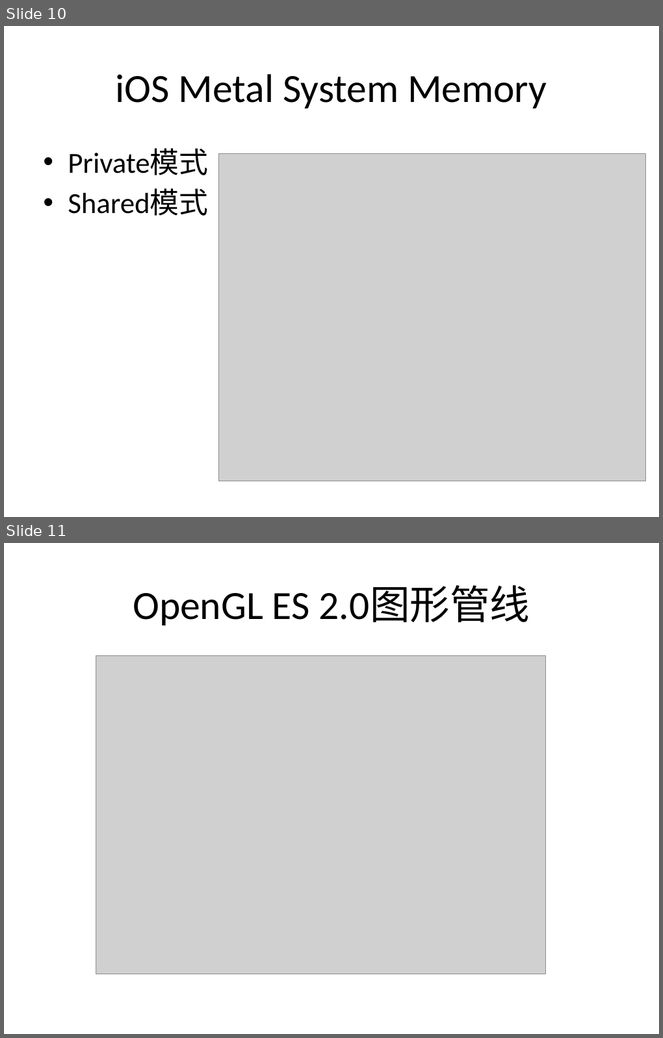
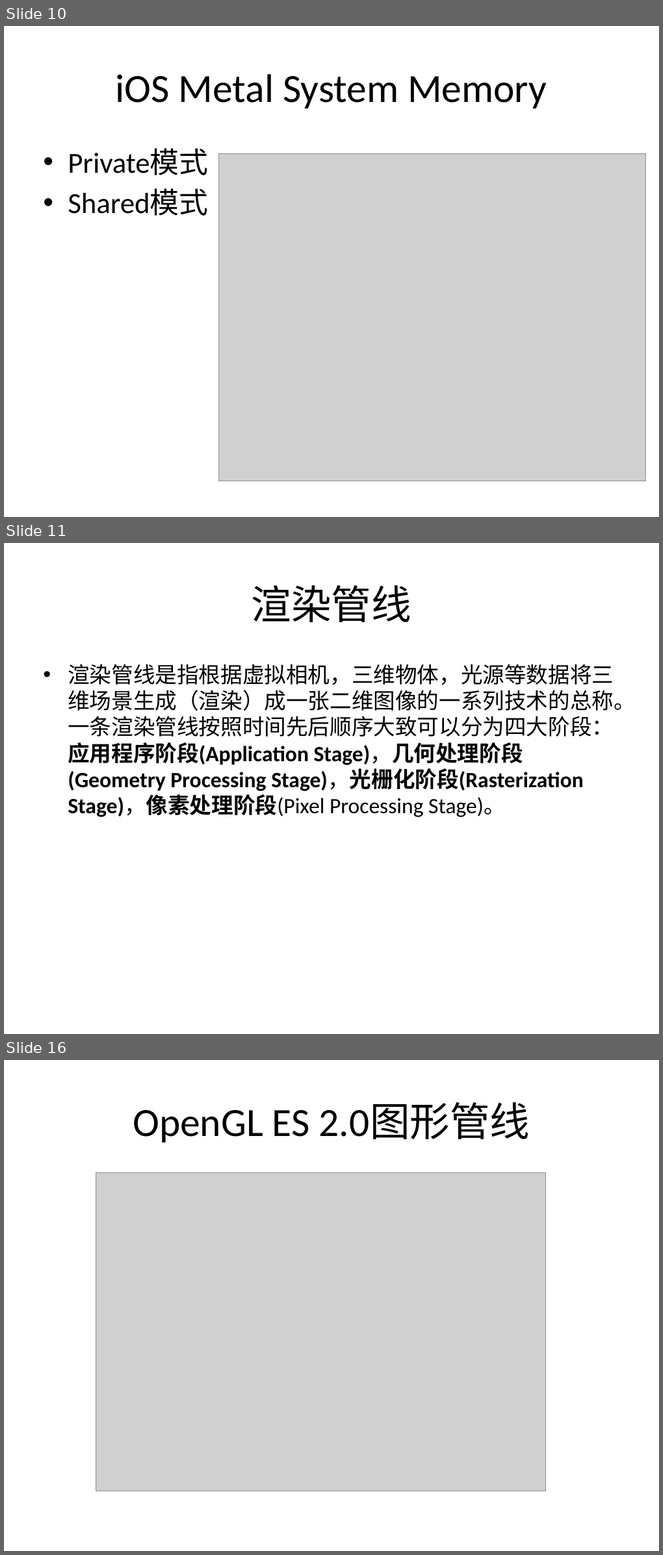
Before and after one commit to eangulee/UnityPerformanceOptimization, a slide deck: GPU Render Pipepline.pptx. Shown one above the other, each under a label of ours: slides 10 and 11 before the commit, slides 10, 11 and 16 after it; the slides between them are not shown. The pictures are 663x1038 and 663x1555 pixels, drawn with LibreOffice and Linux fonts; fonts in the diff are those of the drawing; grey boxes stand for pictures. Boxes give left, top, right and bottom in pixels: in the first picture for what was removed or moved away, otherwise in the second. Text is boxed around its words. In the diff, an @@ line names an element or a change of style, - is before the commit and + after.

Commit message:
新增渲染管线流程文字描述

```diff
--- a/GPU Render Pipepline.pptx
+++ b/GPU Render Pipepline.pptx
@@ slide 11 added at (4,543,659,1034), background #FFFFFF @@
@@ title added at (252,585,412,622), 44 pt, text #000000 @@
+渲染管线
@@ text added at (68,664,636,817), 24 pt, text #000000 @@
+• 渲染管线是指根据虚拟相机，三维物体，光源等数据将三维场景生成（渲染）成一张二维图像的一系列技术的总称。一条渲染管线按照时间先后顺序大致可以分为四大阶段：应用程序阶段(Application Stage)，几何处理阶段(Geometry Processing Stage)，光栅化阶段(Rasterization Stage)，像素处理阶段(Pixel Processing Stage)。
@@ what was slide 11 is now slide 16 @@
```
Also in this commit, not shown: 4 slides changed, 4 other slides added.
